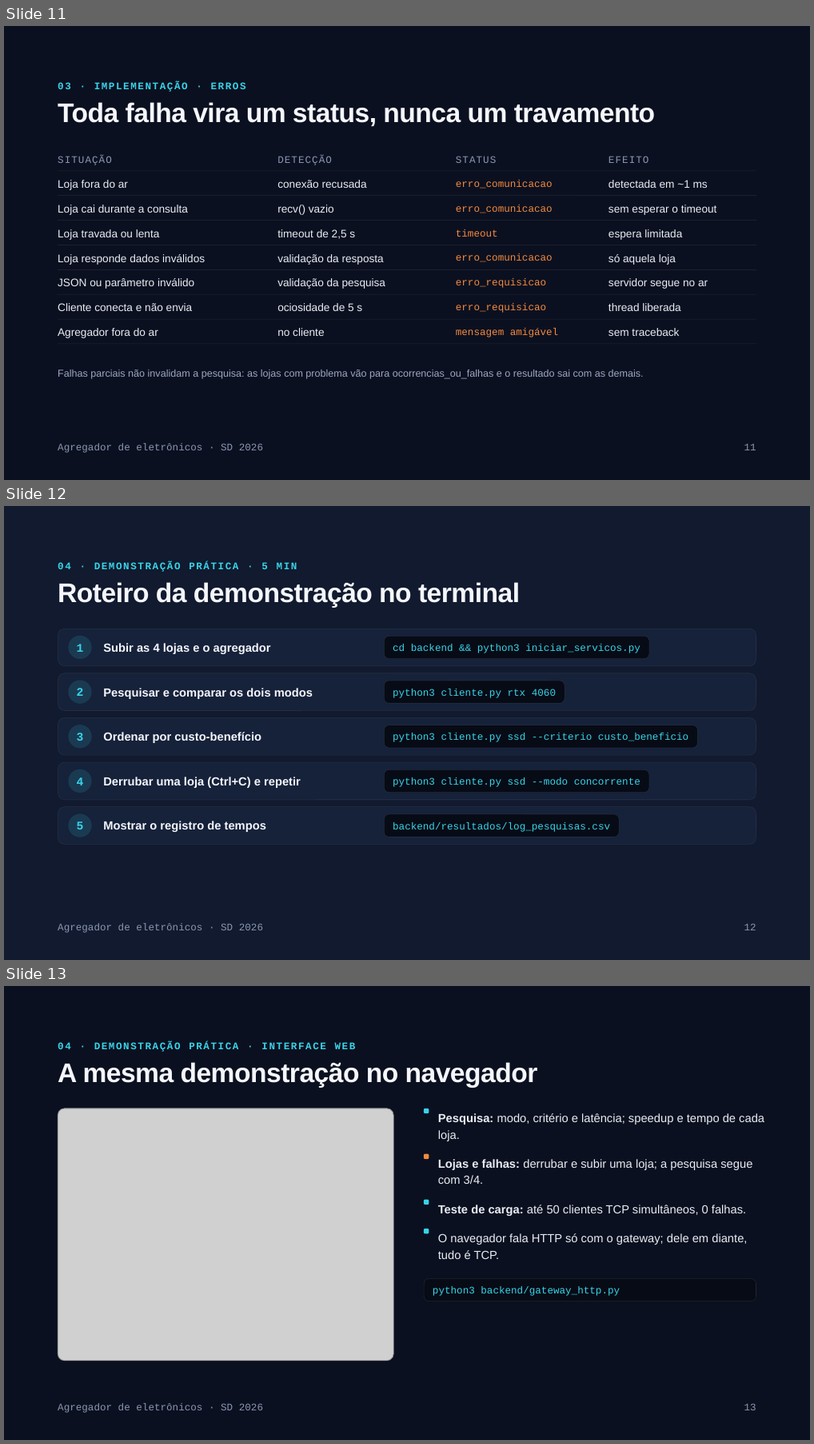
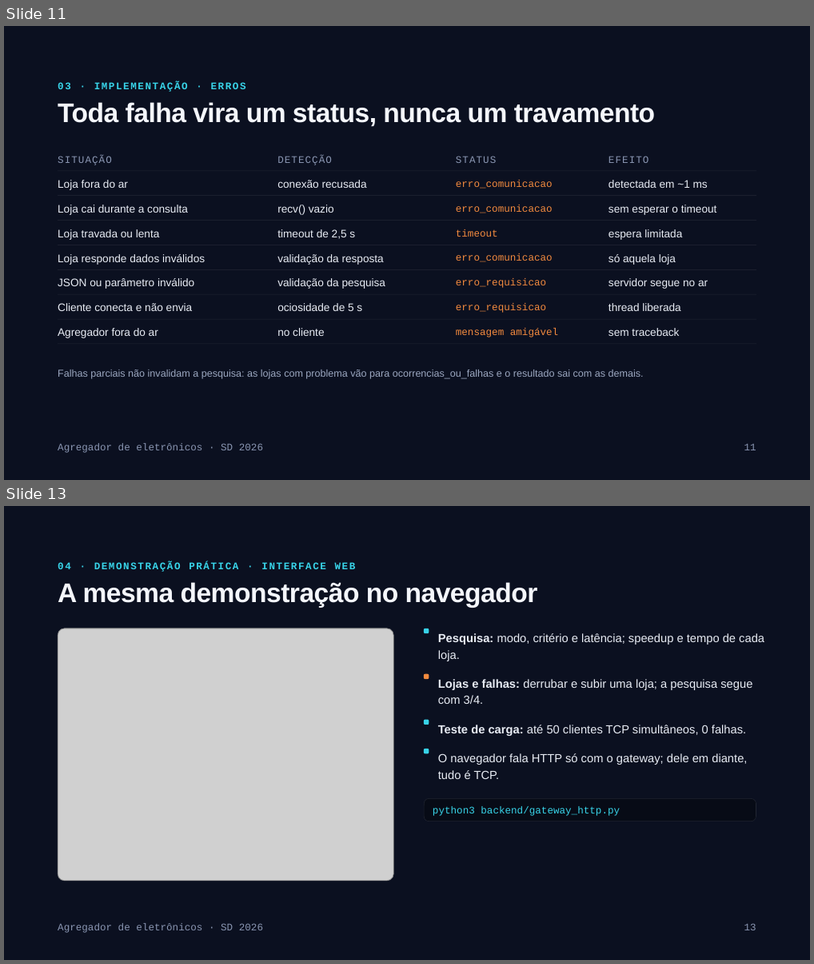
Before and after one commit to AngeloResplandes/agregador-precos-eletronicos, a slide deck: docs/apresentacao.pptx. Shown one above the other, each under a label of ours: slides 11, 12 and 13 before the commit, slides 11 and 13 after it; the slides between them are not shown. The pictures are 814x1444 and 814x964 pixels, drawn with LibreOffice and Linux fonts; fonts in the diff are those of the drawing; grey boxes stand for pictures; background and template pictures are left out. Boxes give left, top, right and bottom in pixels: in the first picture for what was removed or moved away, otherwise in the second. Text is boxed around its words. In the diff, an @@ line names an element or a change of style, - is before the commit and + after.

Commit message:
Roteiro da demonstração segue os 5 experimentos do enunciado
O roteiro do slide (e da seção 3.5 do plano de testes) não seguia a
seção 9 do enunciado: o Exp. 4 não tinha comando de terminal e o passo
"derrubar uma loja (Ctrl+C)" encerrava todo o iniciar_servicos.py.
Agora cada passo da demonstração é um experimento.

- cliente.py: opção --clientes N (1 a 50) dispara N clientes simultâneos,
  um lote por modo, com tempo do lote, média/mín/máx, vazão e falhas
- iniciar_servicos.py: com o ambiente no ar, o terminal aceita
  derrubar <loja>, subir <loja>, status e ajuda (Exp. 5 ao vivo);
  sem stdin, só mantém o ambiente no ar
- tests: 7 testes novos (CLI --clientes, console, Exp. 4 e Exp. 5 com
  processos reais), escritos antes do código; 90 testes passando
- docs: README e seção 3.5 com o roteiro por experimento, CT68-CT71,
  NC07, PEND05, CA15, tabela de módulos e contagem de testes; .docx
  regerados
- apresentacao.pptx: nova exportação do deck (slide 12 com o roteiro)
- resultados/log_pesquisas.csv: pesquisas registradas durante o uso

```diff
--- a/docs/apresentacao.pptx
+++ b/docs/apresentacao.pptx
@@ slide 12 removed at box(4, 506, 810, 960), background picture (left out) @@
@@ text removed at box(58, 562, 298, 572) @@
-04 · DEMONSTRAÇÃO PRÁTICA · 5 MIN
@@ title removed at box(58, 582, 520, 608) @@
-Roteiro da demonstração no terminal
@@ rounded rectangle removed at box(58, 629, 757, 666) @@
@@ rounded rectangle removed at box(68, 636, 92, 659) @@
-1
@@ text removed at box(103, 643, 271, 654) @@
-Subir as 4 lojas e o agregador
@@ rounded rectangle removed at box(385, 636, 650, 659) @@
-cd backend && python3 iniciar_servicos.py
@@ rounded rectangle removed at box(58, 673, 757, 711) @@
@@ rounded rectangle removed at box(68, 680, 92, 704) @@
-2
@@ text removed at box(103, 688, 313, 699) @@
-Pesquisar e comparar os dois modos
@@ rounded rectangle removed at box(385, 680, 566, 703) @@
-python3 cliente.py rtx 4060
@@ rounded rectangle removed at box(58, 718, 757, 756) @@
@@ rounded rectangle removed at box(68, 724, 92, 748) @@
-3
@@ text removed at box(103, 732, 262, 743) @@
-Ordenar por custo-benefício
@@ rounded rectangle removed at box(385, 725, 698, 748) @@
-python3 cliente.py ssd --criterio custo_beneficio
@@ rounded rectangle removed at box(58, 762, 757, 800) @@
@@ rounded rectangle removed at box(68, 769, 92, 792) @@
-4
@@ text removed at box(103, 776, 301, 788) @@
-Derrubar uma loja (Ctrl+C) e repetir
@@ rounded rectangle removed at box(385, 770, 650, 792) @@
-python3 cliente.py ssd --modo concorrente
@@ rounded rectangle removed at box(58, 807, 757, 844) @@
@@ rounded rectangle removed at box(68, 813, 92, 837) @@
-5
@@ rounded rectangle removed at box(385, 814, 620, 836) @@
-backend/resultados/log_pesquisas.csv
@@ text removed at box(103, 820, 266, 832) @@
-Mostrar o registro de tempos
@@ text removed at box(58, 923, 263, 932) @@
-Agregador de eletrônicos · SD 2026
@@ text removed at box(745, 923, 757, 930) @@
-12
```
Also in this commit, not shown: 1 slide added, 13 other files.
